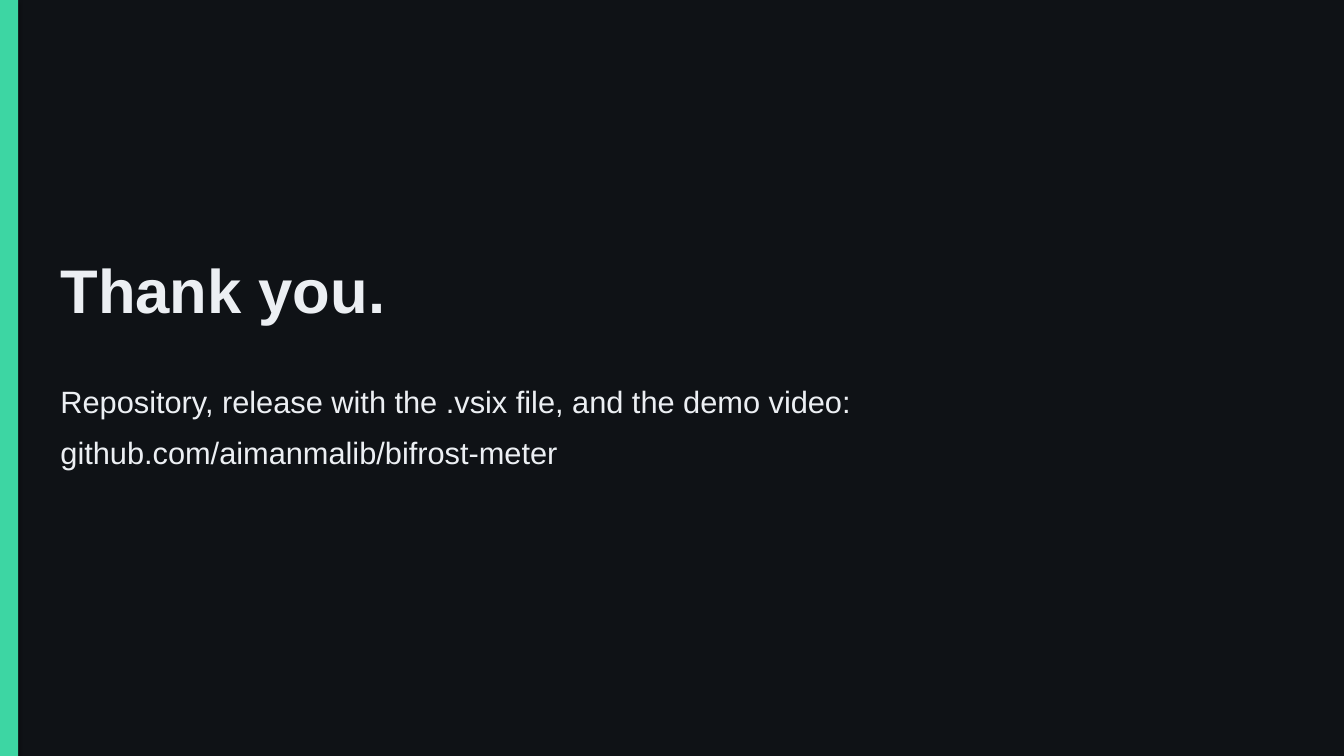
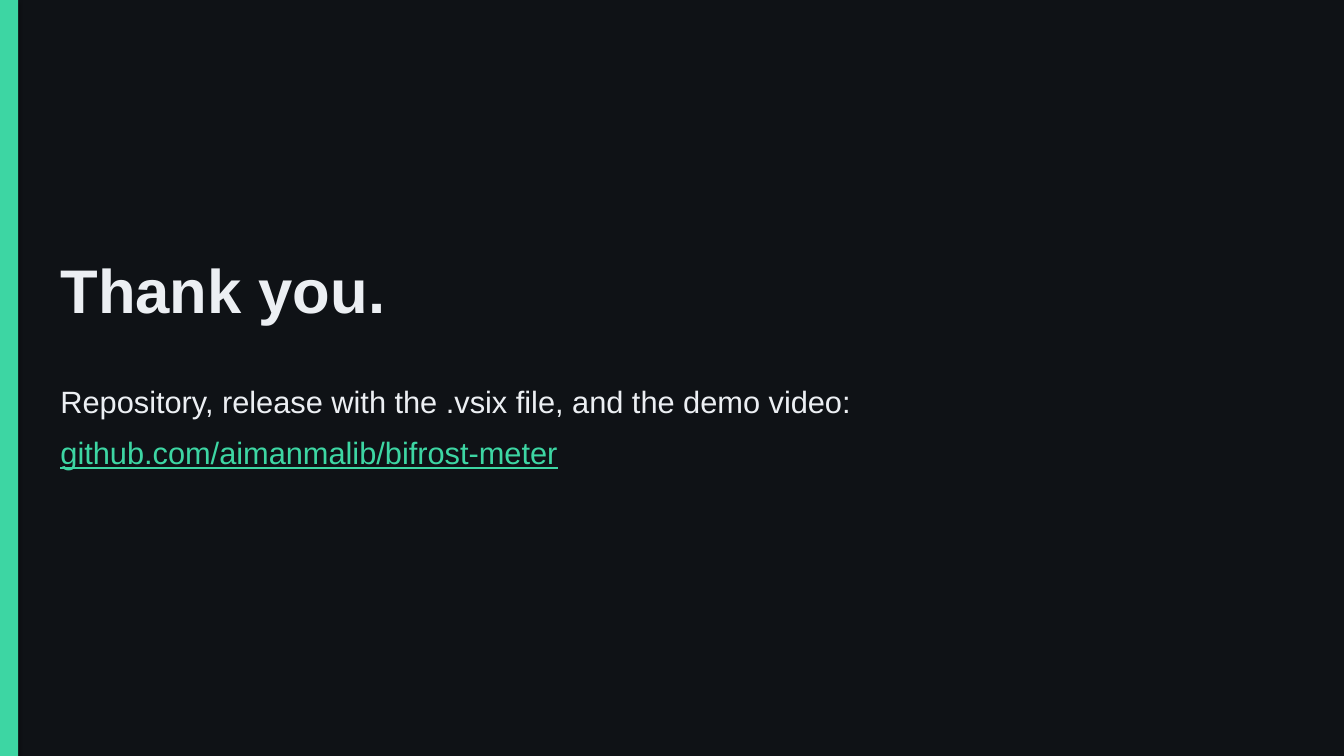
Before and after one commit to aimanmalib/bifrost-meter, a slide deck: slide 12 of deck/bifrost-meter.pptx. Drawn at 1344x756 pixels with LibreOffice and Linux fonts; fonts in the diff are those of the drawing. Boxes give left, top, right and bottom in pixels: in the first picture for what was removed or moved away, otherwise in the second. Text is boxed around its words. In the diff, an @@ line names an element or a change of style, - is before the commit and + after.

```diff
--- a/deck/bifrost-meter.pptx
+++ b/deck/bifrost-meter.pptx
@@ text at [60, 441, 557, 470]: text colour #ECEFF3 to #3DD6A3, underline on in "github.com/aimanmalib/bifrost-meter" @@
```
Also in this commit, not shown: 4 other slides changed, 4 other files.
